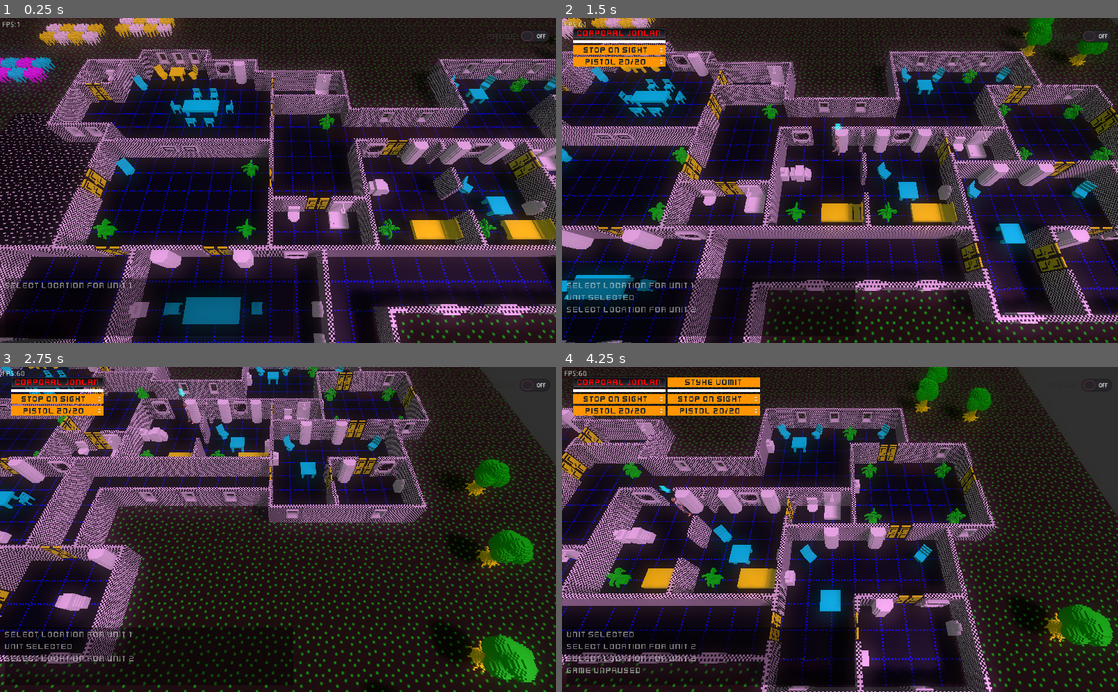
Above: before the commit, frames 1-4 (two rows, left to right).
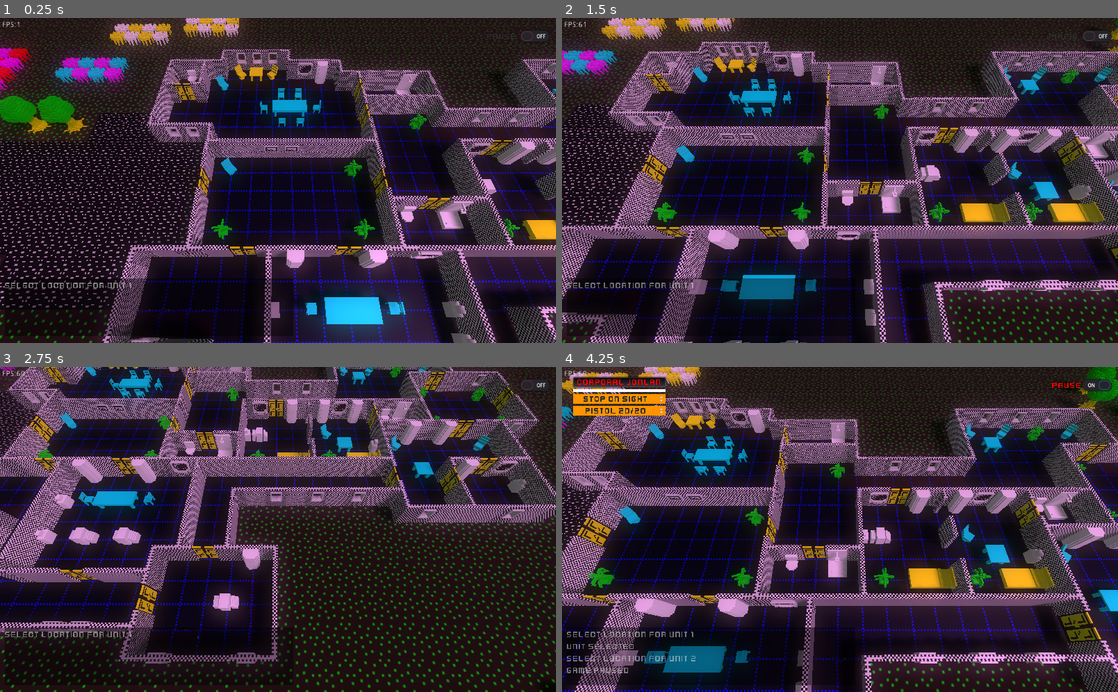
Above: after the commit, the same moments.

Repository: SteveSmith16384/LaserFodder
Game: Godot game, scene res://Main.tscn
Same seed, same stepped clock (60 frames per second), same inputs: the game is played once before the commit and once after it.
Inputs (mouse positions are in pixels of both pictures, inside the frame that each line leads up to):
- Up to frame 1 (0.25 s): no input
- Up to frame 2 (1.5 s): move the mouse to (962, 164) at 0.52 s; hold Right (ui_right) 0.53-1.28 s; tap 1 (unit_1) at 0.6 s; click (962, 164) at 0.67 s; move the mouse to (728, 196) at 1.27 s; hold Down (ui_down) from 1.28 s (still down); tap 2 (unit_2) at 1.35 s
- Up to frame 3 (2.75 s): move the mouse to (333, 458) at 2.02 s; release Down (ui_down) at 2.03 s; hold Right (ui_right) from 2.03 s (still down); tap 3 (unit_3) at 2.1 s
- Up to frame 4 (4.25 s): move the mouse to (812, 594) at 2.77 s; release Right (ui_right) at 2.78 s; hold Up (ui_up) 2.78-3.53 s; tap 4 (unit_4) at 2.85 s; click (812, 594) at 2.92 s; move the mouse to (1006, 578) at 3.52 s; hold A (left) from 3.53 s (still down); tap 5 (unit_5) at 3.6 s; tap P (pause) at 4.15 s

The runs differ from the first frame. In frame 1, 50% of the frame differs, in the area x 0-100%, y 0-100%; in frame 2, 54%; in frame 3, 51%; in frame 4, 57%.
Error in both runs: Invalid get index '0' (on base: 'Array'). (res://GameScene.gd:36)

Commit message:
Added more contols

Diff:
--- a/src/CameraController.gd
+++ b/src/CameraController.gd
@@ -10,22 +10,27 @@
 
 var hidden_spatials = []
 
+func _ready():
+	_target_aim = Vector3(-10, 0, 0)
+	pass
+
+
 func _process(delta):
 	if _target_aim == null:
 		return
 
 	current_aim = lerp(current_aim, _target_aim, 0.1)
 
-	if Input.is_action_pressed("ui_left"):
+	if Input.is_action_pressed("left"):
 		_target_aim.x -= delta * SPEED
 		pass
-	elif Input.is_action_pressed("ui_right"):
+	elif Input.is_action_pressed("right"):
 		_target_aim.x += delta * SPEED
 		pass
 
-	if Input.is_action_pressed("ui_up"):
+	if Input.is_action_pressed("up"):
 		_target_aim.z -= delta * SPEED
-	elif Input.is_action_pressed("ui_down"):
+	elif Input.is_action_pressed("down"):
 		_target_aim.z += delta * SPEED
 
 	self.translation.x = current_aim.x# + x
--- a/src/Globals.gd
+++ b/src/Globals.gd
@@ -16,7 +16,7 @@
 
 var astar: AStar
 var rnd : RandomNumberGenerator
-var game_paused = true # Start paused
+var game_paused = false
 
 enum GameStage {DEPLOYMENT, IN_GAME}
 var game_stage : int = GameStage.DEPLOYMENT
--- a/src/components/UnitData.gd
+++ b/src/components/UnitData.gd
@@ -12,6 +12,7 @@
 var accuracy : float = 70
 var killed = false
 var time_until_target_check: float
+#var wait_for: float = 0 # How long to wait for unblocking movement
 
 # Player data
 var action_mode:  int = 0
--- a/src/project.godot
+++ b/src/project.godot
@@ -101,6 +101,24 @@
 , Object(InputEventKey,"resource_local_to_scene":false,"resource_name":"","device":0,"alt":false,"shift":false,"control":false,"meta":false,"command":false,"pressed":false,"scancode":16777231,"physical_scancode":0,"unicode":0,"echo":false,"script":null)
  ]
 }
+right={
+"deadzone": 0.5,
+"events": [ Object(InputEventKey,"resource_local_to_scene":false,"resource_name":"","device":0,"alt":false,"shift":false,"control":false,"meta":false,"command":false,"pressed":false,"scancode":68,"physical_scancode":0,"unicode":0,"echo":false,"script":null)
+, Object(InputEventKey,"resource_local_to_scene":false,"resource_name":"","device":0,"alt":false,"shift":false,"control":false,"meta":false,"command":false,"pressed":false,"scancode":16777233,"physical_scancode":0,"unicode":0,"echo":false,"script":null)
+ ]
+}
+up={
+"deadzone": 0.5,
+"events": [ Object(InputEventKey,"resource_local_to_scene":false,"resource_name":"","device":0,"alt":false,"shift":false,"control":false,"meta":false,"command":false,"pressed":false,"scancode":87,"physical_scancode":0,"unicode":0,"echo":false,"script":null)
+, Object(InputEventKey,"resource_local_to_scene":false,"resource_name":"","device":0,"alt":false,"shift":false,"control":false,"meta":false,"command":false,"pressed":false,"scancode":16777232,"physical_scancode":0,"unicode":0,"echo":false,"script":null)
+ ]
+}
+down={
+"deadzone": 0.5,
+"events": [ Object(InputEventKey,"resource_local_to_scene":false,"resource_name":"","device":0,"alt":false,"shift":false,"control":false,"meta":false,"command":false,"pressed":false,"scancode":83,"physical_scancode":0,"unicode":0,"echo":false,"script":null)
+, Object(InputEventKey,"resource_local_to_scene":false,"resource_name":"","device":0,"alt":false,"shift":false,"control":false,"meta":false,"command":false,"pressed":false,"scancode":16777234,"physical_scancode":0,"unicode":0,"echo":false,"script":null)
+ ]
+}
 
 [layer_names]
 
--- a/src/systems/PlayerAISystem.gd
+++ b/src/systems/PlayerAISystem.gd
@@ -92,6 +92,13 @@
 	var old_pos:= Vector2(player.translation.x, player.translation.z)
 	player.move_and_slide(offset)
 
+	# if blocked by another player, wait
+	if player.get_slide_count() > 0:
+		var coll:KinematicCollision = player.get_slide_collision(0)
+		var other = coll.collider
+		if other.is_in_group("player"):
+			can_move.pause_for = 1.0
+
 	# Rotate based on new position
 	var new_pos:= Vector2(player.translation.x, player.translation.z)
 	var ang:float = old_pos.angle_to_point(new_pos)
